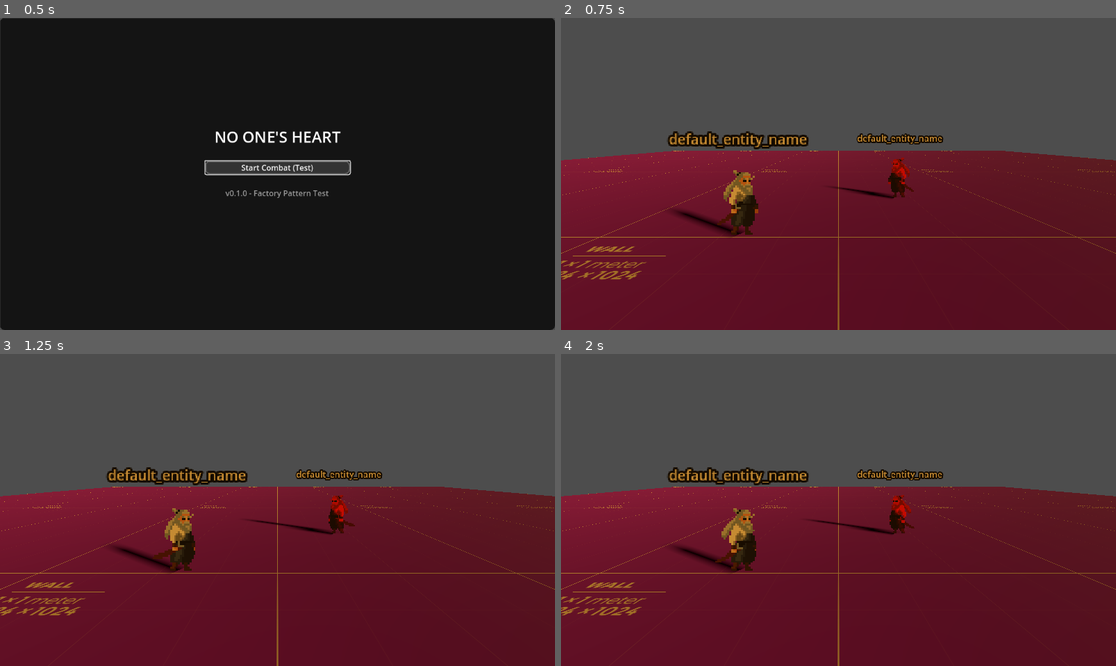
Above: before the commit, frames 1-4 (two rows, left to right).
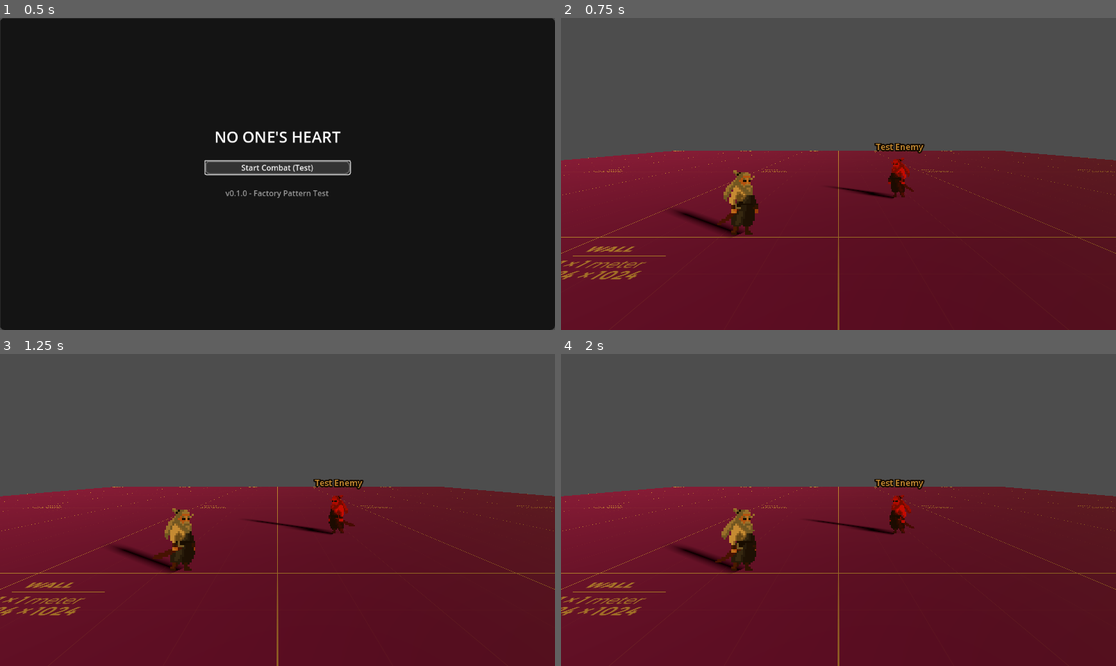
Above: after the commit, the same moments.

Repository: manuoyaregui/NOH
Game: Godot game, scene res://scenes/MainMenu.tscn
The game is run twice, just before and just after one commit, with the same random seed, the same clock (stepped at 60 frames per second) and the same inputs.
Inputs:
- Up to frame 1 (0.5 s): no input
- Up to frame 2 (0.75 s): click "Start Combat (Test)" at 0.5 s
- Up to frame 3 (1.25 s): no input
- Up to frame 4 (2 s): no input

Frame 1 is identical in both runs. In frame 2, 1.6% of the frame differs, in the area x 19-69%, y 36-44%; in frame 3, 1.6%; in frame 4, 1.6%.

Commit message:
add entityName label and its logic

Diff:
--- a/scenes/CombatEntity.tscn
+++ b/scenes/CombatEntity.tscn
@@ -35,10 +35,10 @@
 autoplay = "idle"
 
 [node name="EntityName" type="Label3D" parent="PlayerSprite"]
-transform = Transform3D(1, 0, 0, 0, 1, 0, 0, 0, 1, 0, 0.154249, 0)
+transform = Transform3D(1, 0, 0, 0, 1, 0, 0, 0, 1, 0, 0.0859099, 0)
 billboard = 1
 shaded = true
-texture_filter = 4
+texture_filter = 0
 text = "default_entity_name"
 font_size = 14
 outline_size = 8
--- a/scripts/entities/CombatEntity.gd
+++ b/scripts/entities/CombatEntity.gd
@@ -26,104 +26,123 @@
 var difficulty_rating: int = 1
 var region_affiliation: String = ""
 
+
 func _ready():
-    current_health = max_health
-    current_energy = max_energy
-    if stats == null:
-        stats = CharacterStats.new()
+	current_health = max_health
+	current_energy = max_energy
+	if stats == null:
+		stats = CharacterStats.new()
+
+	var name_label = get_node_or_null("PlayerSprite/EntityName")
+	if name_label:
+		name_label.text = entity_name
+		name_label.visible = not is_player
+
 
 func take_damage(amount: int) -> void:
-    var final_damage = _calculate_final_damage(amount)
-    current_health = max(0, current_health - final_damage)
-    health_changed.emit(current_health, max_health)
+	var final_damage = _calculate_final_damage(amount)
+	current_health = max(0, current_health - final_damage)
+	health_changed.emit(current_health, max_health)
 
-    if current_health <= 0:
-        entity_died.emit(self)
+	if current_health <= 0:
+		entity_died.emit(self)
+
 
 func heal(amount: int) -> void:
-    current_health = min(max_health, current_health + amount)
-    health_changed.emit(current_health, max_health)
+	current_health = min(max_health, current_health + amount)
+	health_changed.emit(current_health, max_health)
+
 
 func _calculate_final_damage(base_damage: int) -> int:
-    var final_damage = base_damage
+	var final_damage = base_damage
 
-    # Aplicar defensa
-    var total_defense = stats.defense_bonus
-    for buff in defense_buffs:
-        total_defense += buff.defense
+	# Aplicar defensa
+	var total_defense = stats.defense_bonus
+	for buff in defense_buffs:
+		total_defense += buff.defense
 
-    final_damage = max(1, final_damage - total_defense)
+	final_damage = max(1, final_damage - total_defense)
 
-    # Aplicar efectos de estado
-    if status_effects.has("shield"):
-        final_damage = max(1, final_damage / 2)
+	# Aplicar efectos de estado
+	if status_effects.has("shield"):
+		final_damage = max(1, final_damage / 2)
 
-    return final_damage
+	return final_damage
+
 
 func add_defense_buff(defense_amount: int, duration: int) -> void:
-    defense_buffs.append({
-        "defense": defense_amount,
-        "duration": duration
-    })
+	defense_buffs.append({"defense": defense_amount, "duration": duration})
+
 
 func add_status_effect(effect_name: String, duration: int) -> void:
-    status_effects[effect_name] = duration
+	status_effects[effect_name] = duration
+
 
 func remove_status_effect(effect_name: String) -> void:
-    status_effects.erase(effect_name)
+	status_effects.erase(effect_name)
+
 
 func remove_all_status_effects() -> void:
-    status_effects.clear()
+	status_effects.clear()
+
 
 func get_available_moves() -> Array[Move]:
-    var available_moves: Array[Move] = []
-    for move in moves:
-        if move.can_use(self):
-            available_moves.append(move)
-    return available_moves
+	var available_moves: Array[Move] = []
+	for move in moves:
+		if move.can_use(self):
+			available_moves.append(move)
+	return available_moves
+
 
 func use_move(move: Move, target: CombatEntity) -> void:
-    if move.can_use(self):
-        last_used_move = move
-        move.execute(self, target)
+	if move.can_use(self):
+		last_used_move = move
+		move.execute(self, target)
+
 
 func update_turn() -> void:
-    # Actualizar cooldowns
-    for move in moves:
-        move.update_cooldown()
+	# Actualizar cooldowns
+	for move in moves:
+		move.update_cooldown()
 
-    # Actualizar buffs de defensa
-    for i in range(defense_buffs.size() - 1, -1, -1):
-        defense_buffs[i].duration -= 1
-        if defense_buffs[i].duration <= 0:
-            defense_buffs.remove_at(i)
+	# Actualizar buffs de defensa
+	for i in range(defense_buffs.size() - 1, -1, -1):
+		defense_buffs[i].duration -= 1
+		if defense_buffs[i].duration <= 0:
+			defense_buffs.remove_at(i)
 
-    # Actualizar efectos de estado
-    var effects_to_remove: Array[String] = []
-    for effect in status_effects:
-        status_effects[effect] -= 1
-        if status_effects[effect] <= 0:
-            effects_to_remove.append(effect)
+	# Actualizar efectos de estado
+	var effects_to_remove: Array[String] = []
+	for effect in status_effects:
+		status_effects[effect] -= 1
+		if status_effects[effect] <= 0:
+			effects_to_remove.append(effect)
 
-    for effect in effects_to_remove:
-        status_effects.erase(effect)
+	for effect in effects_to_remove:
+		status_effects.erase(effect)
+
 
 func reset_all_cooldowns() -> void:
-    for move in moves:
-        move.current_cooldown = 0
+	for move in moves:
+		move.current_cooldown = 0
+
 
 func add_temporary_move(move: Move, duration: int) -> void:
-    moves.append(move)
-    # El movimiento se removerá después de la duración especificada
+	moves.append(move)
+	# El movimiento se removerá después de la duración especificada
+
 
 func get_health_percentage() -> float:
-    return float(current_health) / float(max_health)
+	return float(current_health) / float(max_health)
+
 
 func get_energy_percentage() -> float:
-    return float(current_energy) / float(max_energy)
+	return float(current_energy) / float(max_energy)
+
 
 func is_alive() -> bool:
-    return current_health > 0
+	return current_health > 0
+
 
 func can_act() -> bool:
-    return is_alive() and not status_effects.has("stun")
+	return is_alive() and not status_effects.has("stun")
